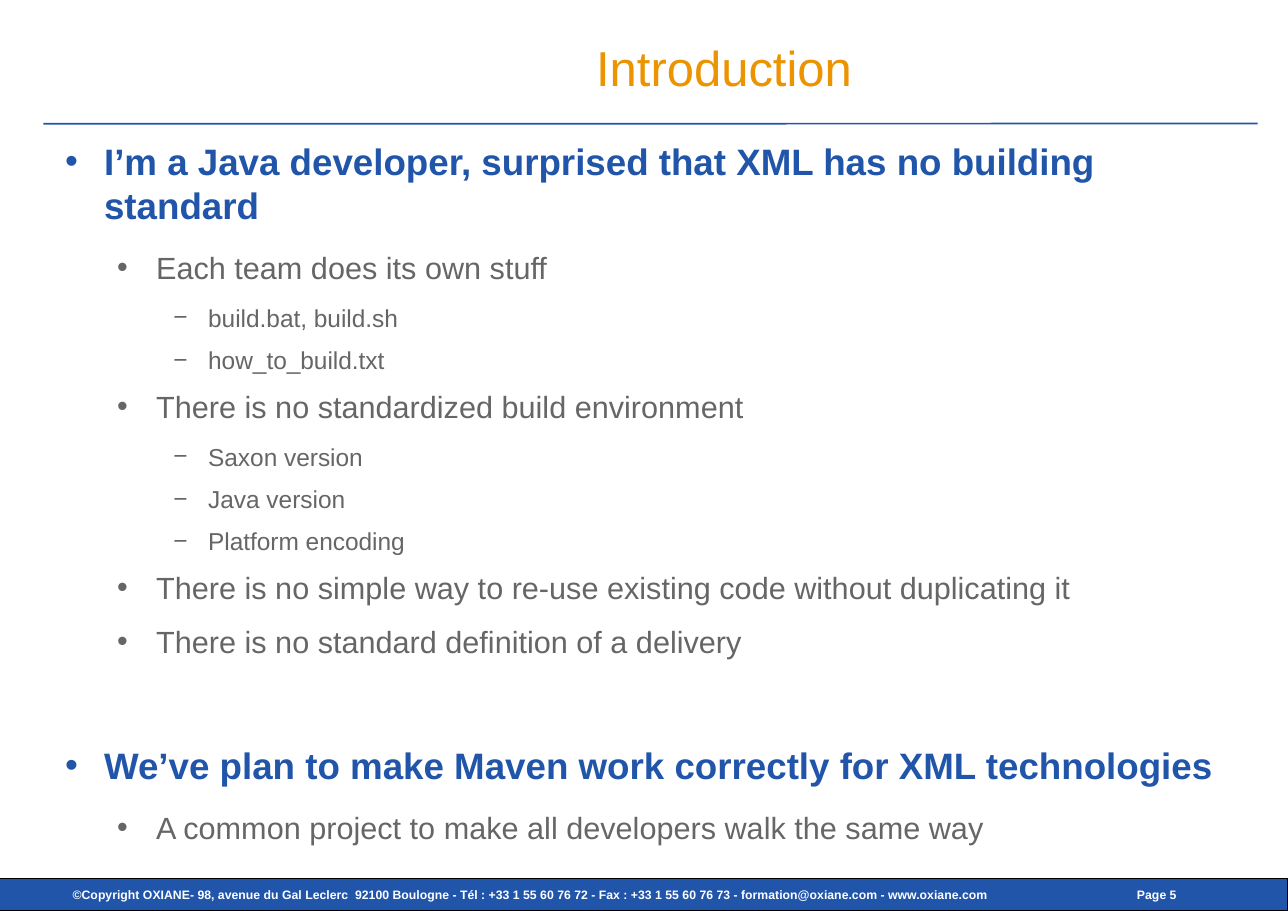
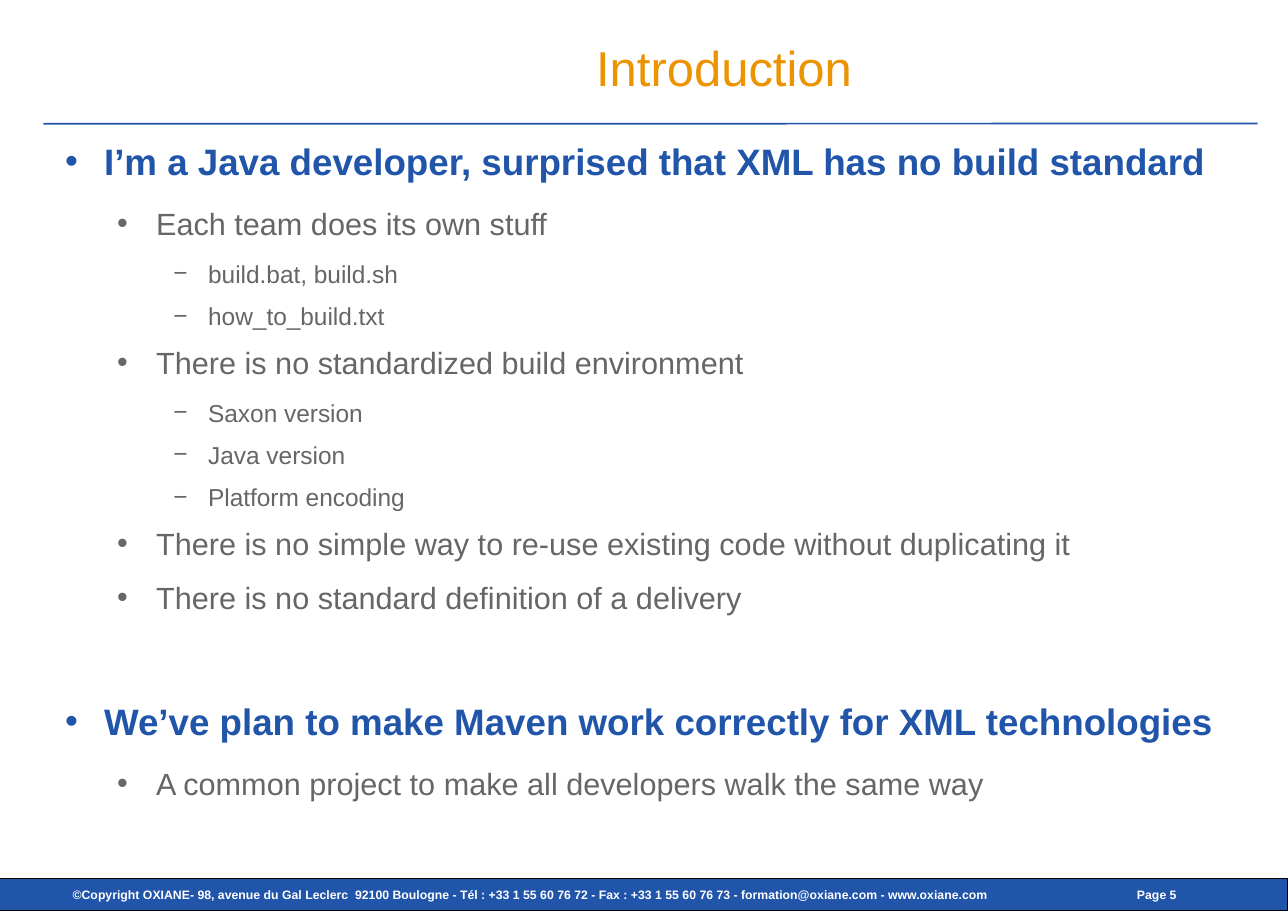
Before and after one commit to cmarchand/xmlprague-demo, a slide deck: slide 5 of src/site/slides_2.odp. Drawn at 1288x911 pixels with LibreOffice and Linux fonts; fonts in the diff are those of the drawing; background and template pictures are left out. Boxes give left, top, right and bottom in pixels: in the first picture for what was removed or moved away, otherwise in the second. Text is boxed around its words. In the diff, an @@ line names an element or a change of style, - is before the commit and + after.

```diff
--- a/src/site/slides_2.odp
+++ b/src/site/slides_2.odp
@@ text at box(104, 148, 1205, 182): text changed @@
-• I’m a Java developer, surprised that XML has no building standard
+• I’m a Java developer, surprised that XML has no build standard
```
Also in this commit, not shown: 1 other slide changed, 2 other files.
